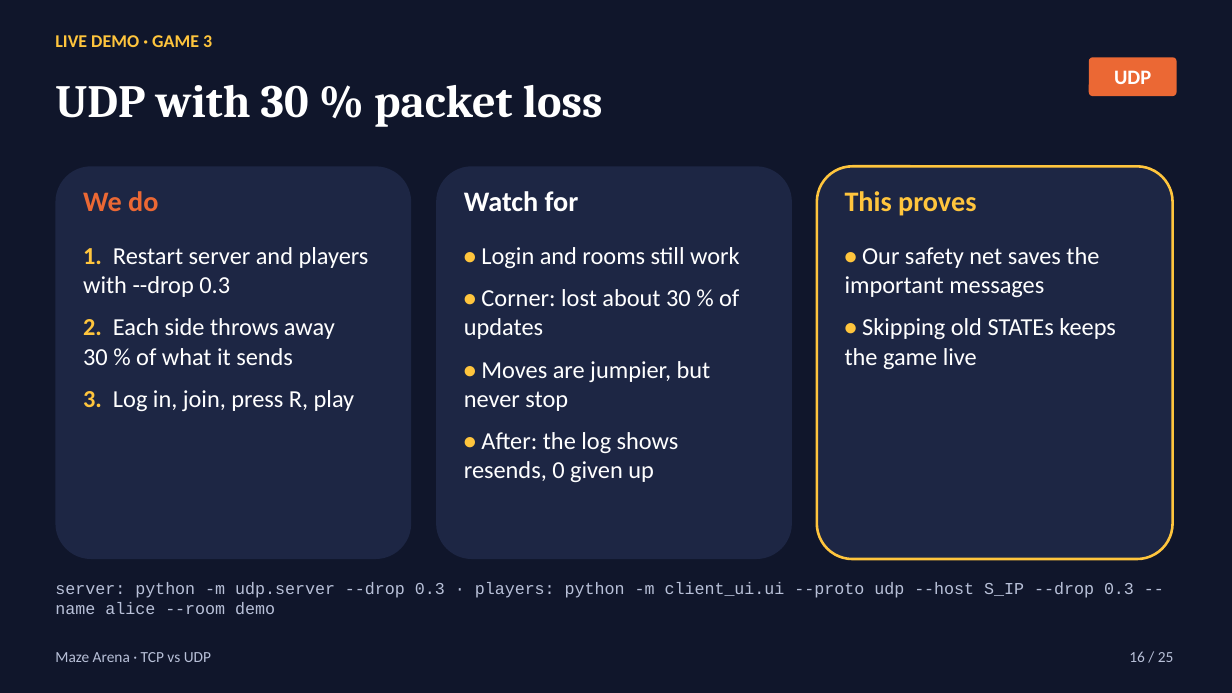
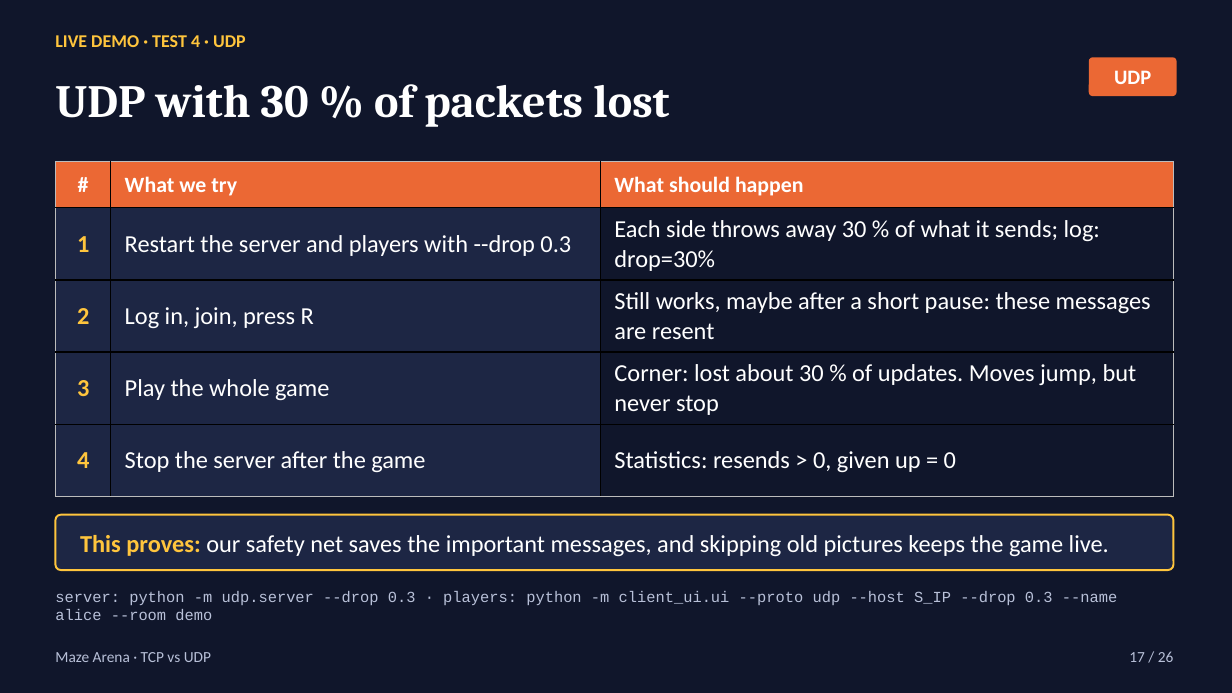
Before and after one commit to bayaCh05/maze-arena, a slide deck: slide 17 of slides/maze_arena_tcp_vs_udp.pptx (slide 16 before the commit). Drawn at 1232x693 pixels with LibreOffice and Linux fonts; fonts in the diff are those of the drawing. Boxes give left, top, right and bottom in pixels: in the first picture for what was removed or moved away, otherwise in the second. Text is boxed around its words. In the diff, an @@ line names an element or a change of style, - is before the commit and + after.

```diff
--- a/slides/maze_arena_tcp_vs_udp.pptx
+++ b/slides/maze_arena_tcp_vs_udp.pptx
@@ text at bbox=[55, 35, 246, 47]: text changed @@
-LIVE DEMO · GAME 3
+LIVE DEMO · TEST 4 · UDP
@@ text at bbox=[55, 84, 669, 127]: text changed @@
-UDP with 30 % packet loss
+UDP with 30 % of packets lost
@@ rounded rectangle removed at bbox=[55, 166, 411, 559] @@
@@ table added at bbox=[55, 162, 1174, 496], 5 rows, 3 columns @@
+# | What we try | What should happen
+1 | Restart the server and players with --drop 0.3 | Each side throws away 30 % of what it sends; log: drop=30%
+2 | Log in, join, press R | Still works, maybe after a short pause: these messages are resent
+3 | Play the whole game | Corner: lost about 30 % of updates. Moves jump, but never stop
+4 | Stop the server after the game | Statistics: resends > 0, given up = 0
@@ rounded rectangle removed at bbox=[436, 166, 792, 559] @@
@@ rounded rectangle removed at bbox=[817, 166, 1173, 559] @@
@@ text removed at bbox=[83, 191, 158, 211] @@
-We do
@@ text removed at bbox=[464, 191, 579, 211] @@
-Watch for
@@ text removed at bbox=[845, 191, 976, 216] @@
-This proves
@@ text removed at bbox=[83, 247, 369, 411] @@
-1. Restart server and players with --drop 0.3
-2. Each side throws away 30 % of what it sends
-3. Log in, join, press R, play
@@ text removed at bbox=[464, 247, 740, 482] @@
-• Login and rooms still work
-• Corner: lost about 30 % of updates
-• Moves are jumpier, but never stop
-• After: the log shows resends, 0 given up
@@ rounded rectangle "This proves: our safety net ...": place and size @@
-rounded rectangle "This proves: our safety net ..." at bbox=[845, 247, 1116, 369]
+rounded rectangle "This proves: our safety net ..." at bbox=[55, 515, 1174, 570]
@@ rounded rectangle "This proves: our safety net ..." at bbox=[55, 515, 1174, 570]: vertical alignment top to middle; fill none to #1D2644; outline none to #FFC53D 1.5 pt @@
@@ text in rounded rectangle at bbox=[80, 535, 1109, 556]: text changed @@
-• Our safety net saves the important messages
-• Skipping old STATEs keeps the game live
+This proves: our safety net saves the important messages, and skipping old pictures keeps the game live.
@@ text "server: python -m udp.server --drop ...": place and size @@
-text "server: python -m udp.server --drop ..." at bbox=[55, 582, 1134, 614]
+text "server: python -m udp.server --drop ..." at bbox=[55, 591, 1117, 620]
@@ text "server: python -m udp.server --drop ..." at bbox=[55, 591, 1117, 620]: size 13 to 12 pt @@
@@ text at bbox=[1129, 651, 1174, 662]: text changed @@
-16 / 25
+17 / 26
```
Also in this commit, not shown: 24 other slides changed, 1 slide added, 4 other files.
